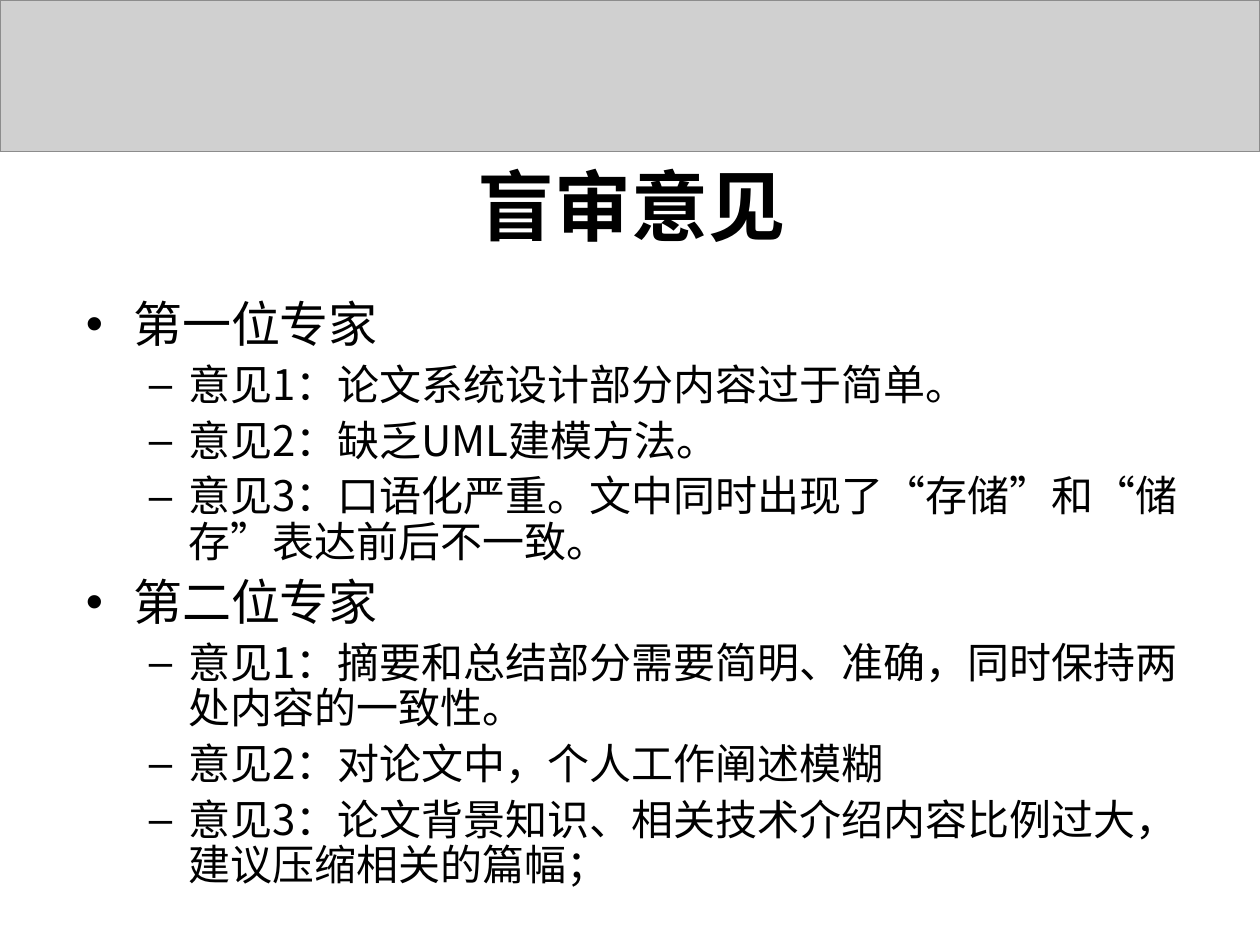
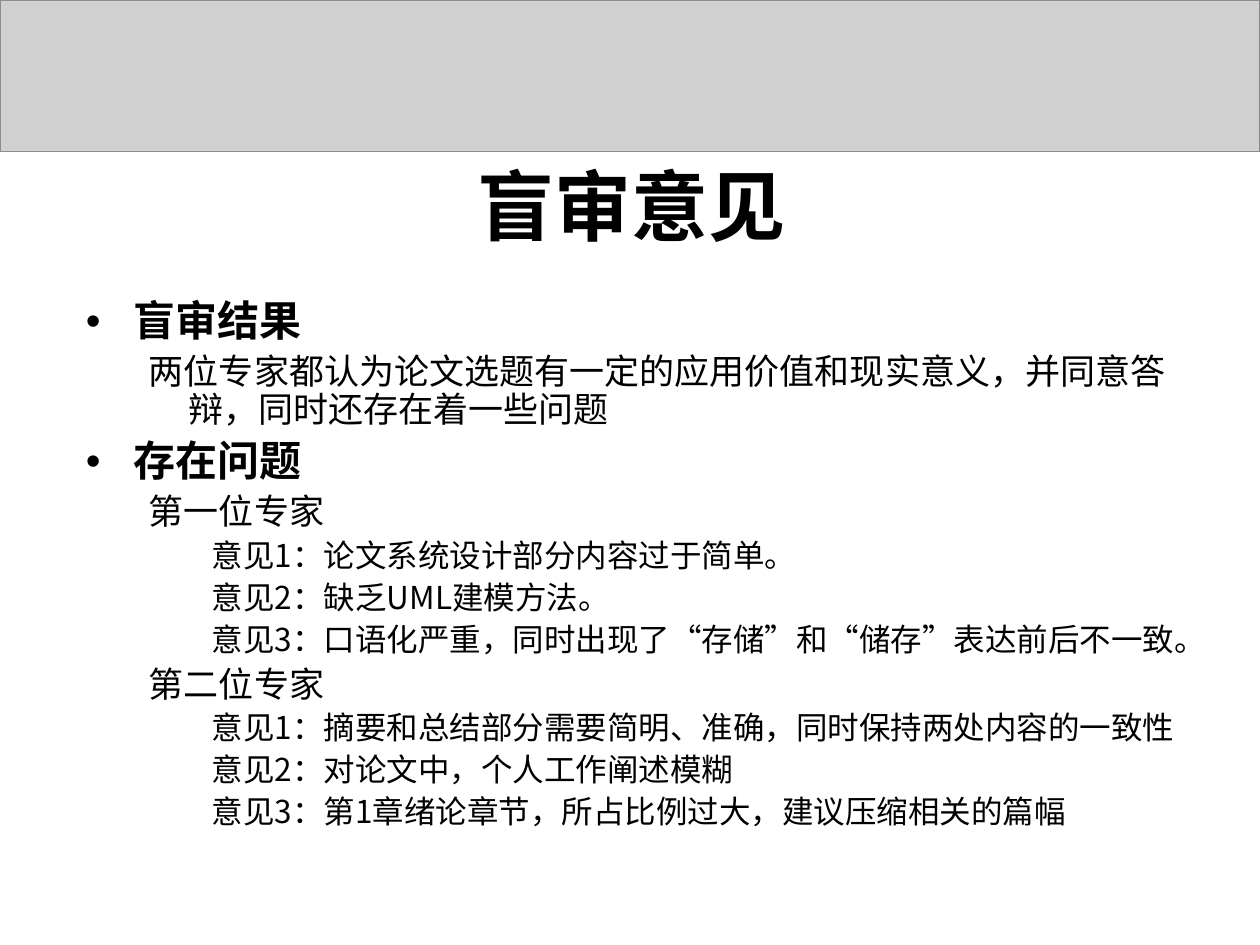
Before and after one commit to liaoliaoanxiao/mediumRepy, a slide deck: slide 21 of 论文/SA14226355孙君伟答辩.ppt (slide 19 before the commit). Drawn at 1260x945 pixels with LibreOffice and Linux fonts; fonts in the diff are those of the drawing; grey boxes stand for pictures. Boxes give left, top, right and bottom in pixels: in the first picture for what was removed or moved away, otherwise in the second. Text is boxed around its words. In the diff, an @@ line names an element or a change of style, - is before the commit and + after.

Commit message:
更新论文

```diff
--- a/论文/SA14226355孙君伟答辩.ppt
+++ b/论文/SA14226355孙君伟答辩.ppt
@@ text at (133,300,1166,480): paragraphs added @@
+• 盲审结果
+  两位专家都认为论文选题有一定的应用价值和现实意义，并同意答辩，同时还存在着一些问题
+• 存在问题
@@ text at (149,494,796,784): size 28 to 20 pt in "第一位专家", "第二位专家"; size 24 to 18 pt in "意见1：论文系统设计部分内容过于简单。", "意见2：缺乏UML建模方法。", "意见2：对论文中，个人工作阐述模糊"; bullet • to none; list level 1 to 2 in "第一位专家"; bullet – to none; list level 2 to 3 in "意见1：论文系统设计部分内容过于简单。"; list level 2 to 3 in "意见2：缺乏UML建模方法。"; list level 1 to 2 in "第二位专家"; list level 2 to 3 in "意见2：对论文中，个人工作阐述模糊" @@
@@ text at (212,624,1206,654): text changed; size 24 to 18 pt @@
-  – 意见3：口语化严重。文中同时出现了“存储”和“储存”表达前后不一致。
+    意见3：口语化严重，同时出现了“存储”和“储存”表达前后不一致。
@@ text at (212,712,1174,742): text changed; size 24 to 18 pt @@
-  – 意见1：摘要和总结部分需要简明、准确，同时保持两处内容的一致性。
+    意见1：摘要和总结部分需要简明、准确，同时保持两处内容的一致性
@@ text at (212,796,1066,826): text changed; size 24 to 18 pt @@
-  – 意见3：论文背景知识、相关技术介绍内容比例过大，建议压缩相关的篇幅；
+    意见3：第1章绪论章节，所占比例过大，建议压缩相关的篇幅
```
Also in this commit, not shown: 2 other slides changed, 4 slides added, 2 other files.
